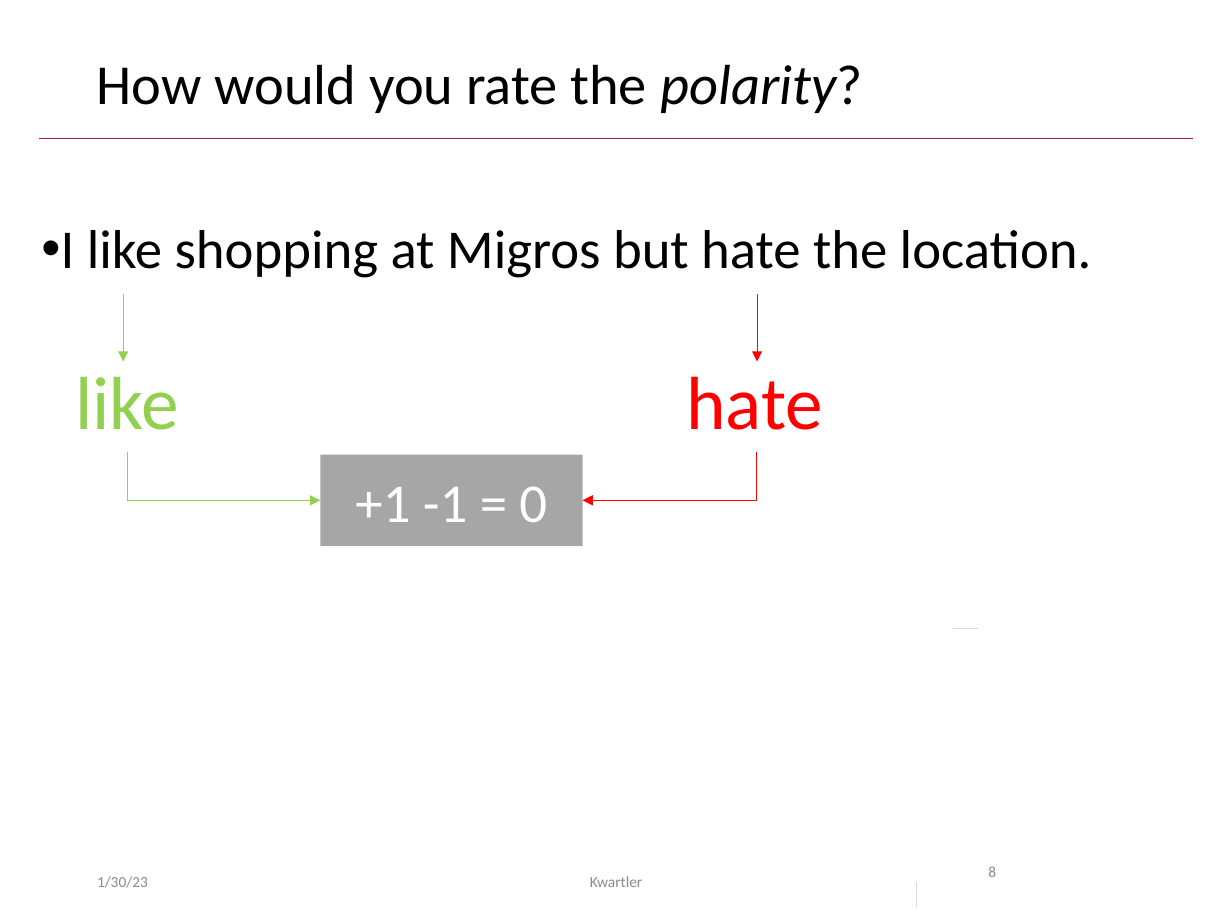
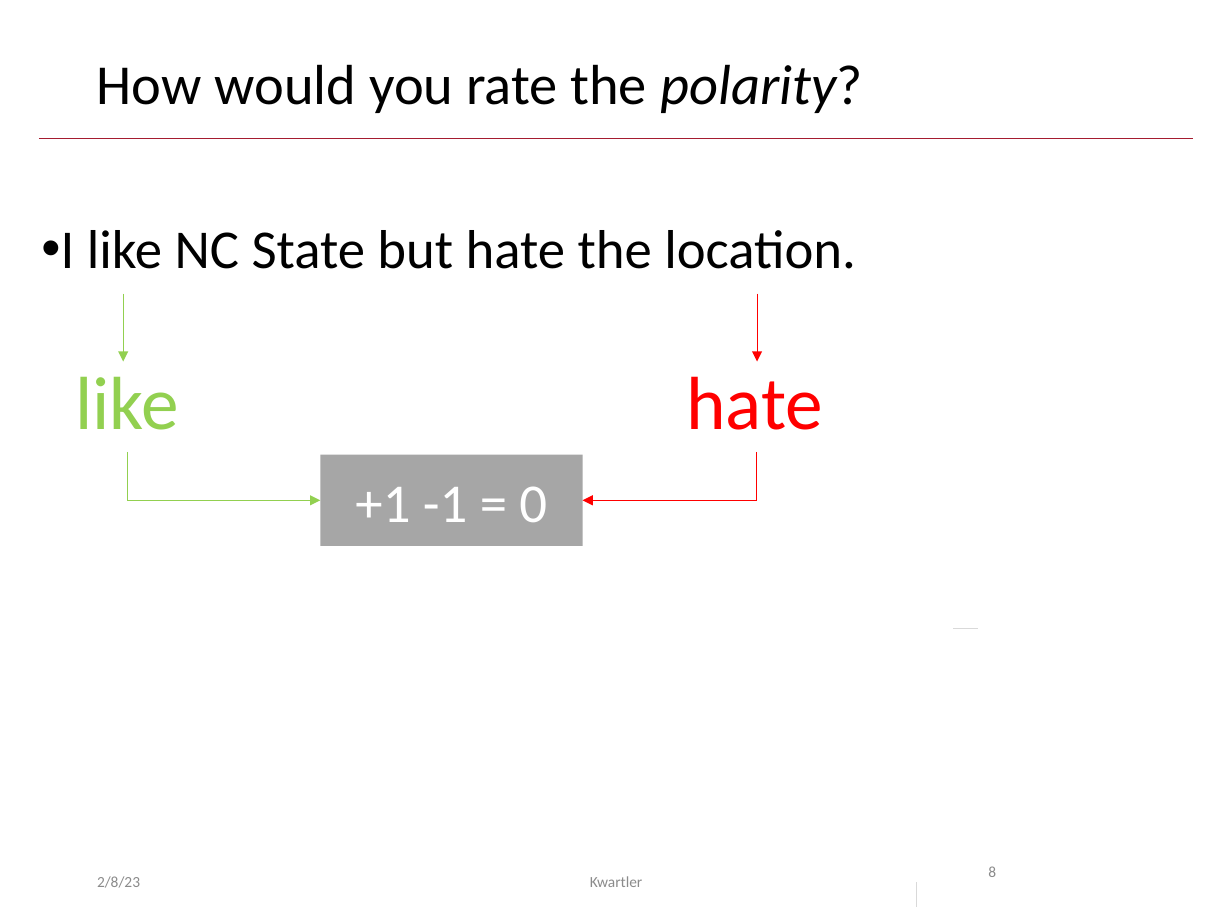
Before and after one commit to kwartler/Odum_Feb_23, a slide deck: slide 8 of lessons/Feb10/Class3A_polarity.pptx. Drawn at 1232x924 pixels with LibreOffice and Linux fonts; fonts in the diff are those of the drawing. Boxes give left, top, right and bottom in pixels: in the first picture for what was removed or moved away, otherwise in the second. Text is boxed around its words. In the diff, an @@ line names an element or a change of style, - is before the commit and + after.

```diff
--- a/lessons/Feb10/Class3A_polarity.pptx
+++ b/lessons/Feb10/Class3A_polarity.pptx
@@ text at <box>61,230,856,269</box>: text changed @@
-• I like shopping at Migros but hate the location.
+• I like NC State but hate the location.
@@ text at <box>97,876,140,888</box>: text changed @@
-1/30/23
+2/8/23
```
Also in this commit, not shown: 13 other slides changed, 14 other files.
